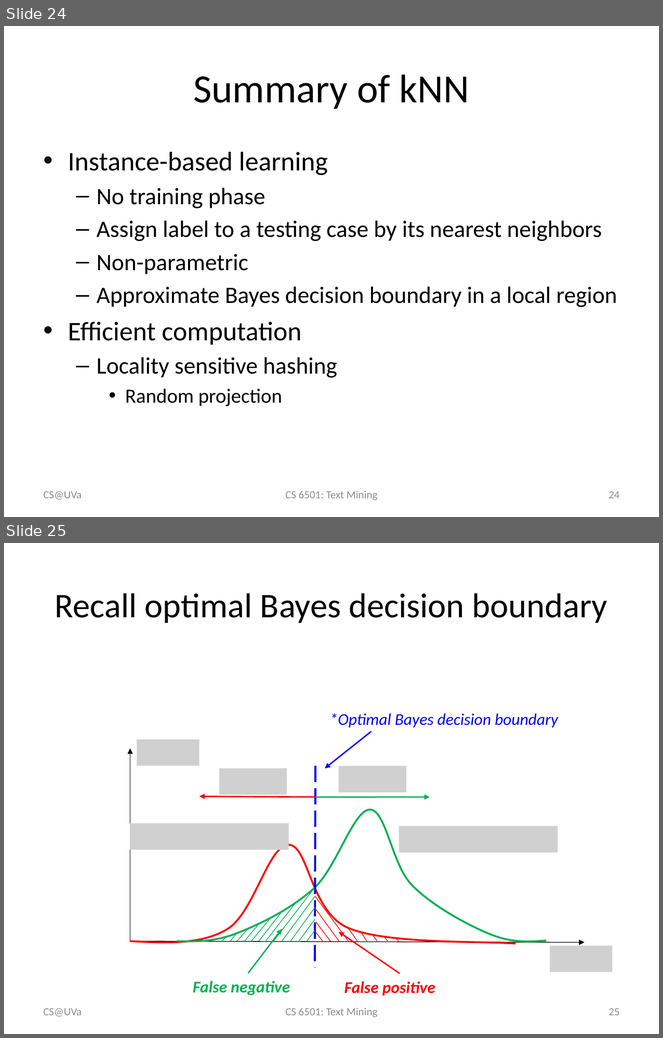
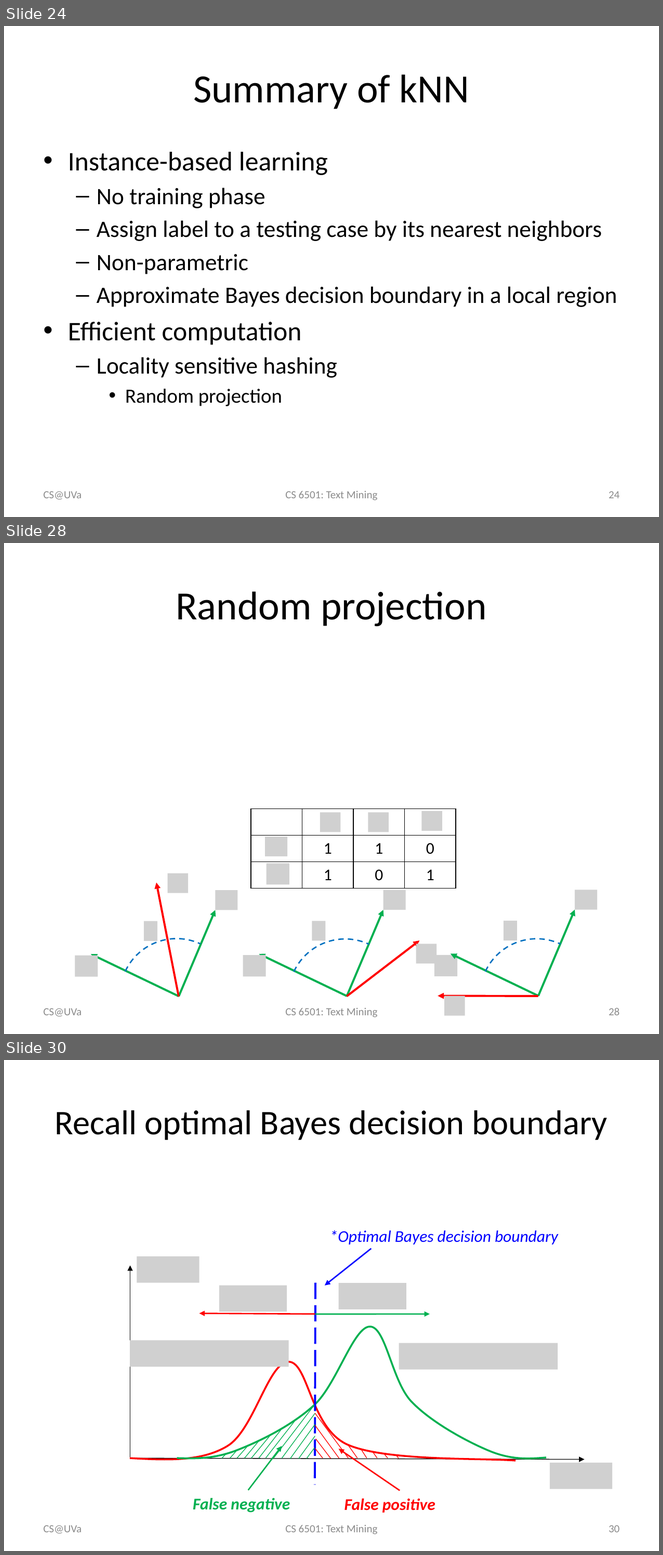
Before and after one commit to wang296/CS6501-Text-Mining, a slide deck: docs/kNN & Naïve Bayes.pptx. Shown one above the other, each under a label of ours: slides 24 and 25 before the commit, slides 24, 28 and 30 after it; the slides between them are not shown. The pictures are 663x1038 and 663x1555 pixels, drawn with LibreOffice and Linux fonts; fonts in the diff are those of the drawing; grey boxes stand for pictures. Boxes give left, top, right and bottom in pixels: in the first picture for what was removed or moved away, otherwise in the second. Text is boxed around its words. In the diff, an @@ line names an element or a change of style, - is before the commit and + after.

```diff
--- a/docs/kNN & Naïve Bayes.pptx
+++ b/docs/kNN & Naïve Bayes.pptx
@@ slide 28 added at (4,543,659,1034), background #FFFFFF @@
@@ title added at (176,591,487,627), 44 pt, text #000000 @@
+Random projection
@@ table added at (251,809,455,888), 3 rows, 4 columns @@
+ |  |  | 
+ | 1 | 1 | 0
+ | 1 | 0 | 1
@@ picture added at (320,812,340,832) @@
@@ picture added at (369,812,389,832) @@
@@ picture added at (422,811,442,831) @@
@@ picture added at (266,836,288,856) @@
@@ picture added at (267,863,289,885) @@
@@ group added at (75,873,252,1034): 4 pictures, 3 arrows, 1 arc (boxed as its full ellipse) @@
@@ group added at (243,890,437,1034): 4 pictures, 3 arrows, 1 arc (boxed as its full ellipse) @@
@@ text added at (44,1008,82,1017), 12 pt, text #8C8C8C @@
+CS@UVa
@@ text added at (285,1008,377,1018), 12 pt, text #8C8C8C @@
+CS 6501: Text Mining
@@ group added at (435,890,612,1034): 4 pictures, 3 arrows, 1 arc (boxed as its full ellipse) @@
@@ page number added at (609,1008,620,1016), 12 pt, text #8C8C8C @@
+28
@@ what was slide 25 is now slide 30 @@
@@ page number at (609,1525,620,1533): text changed @@
-25
+30
```
Also in this commit, not shown: 4 other slides added, 7 other files.
